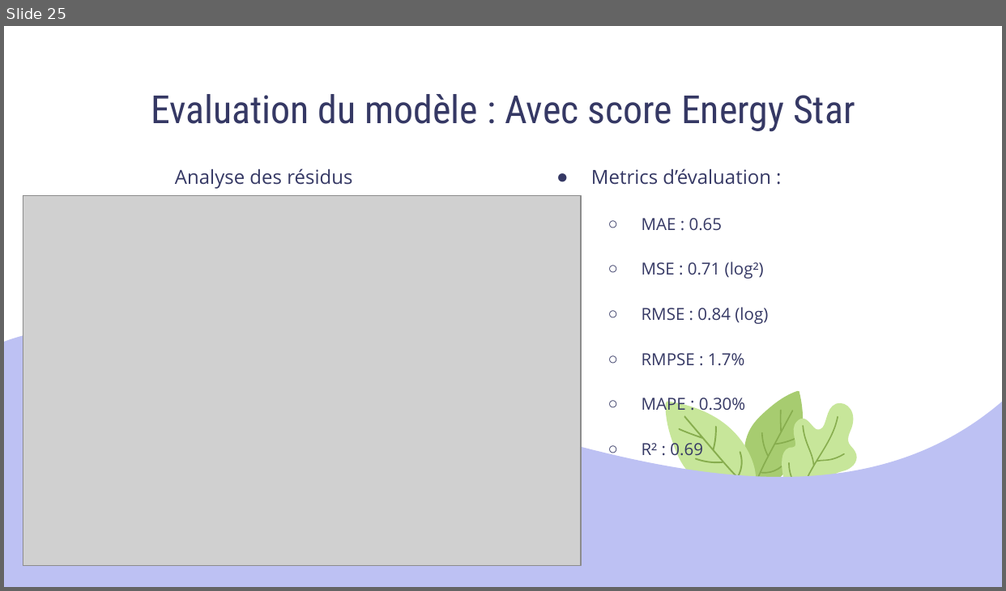
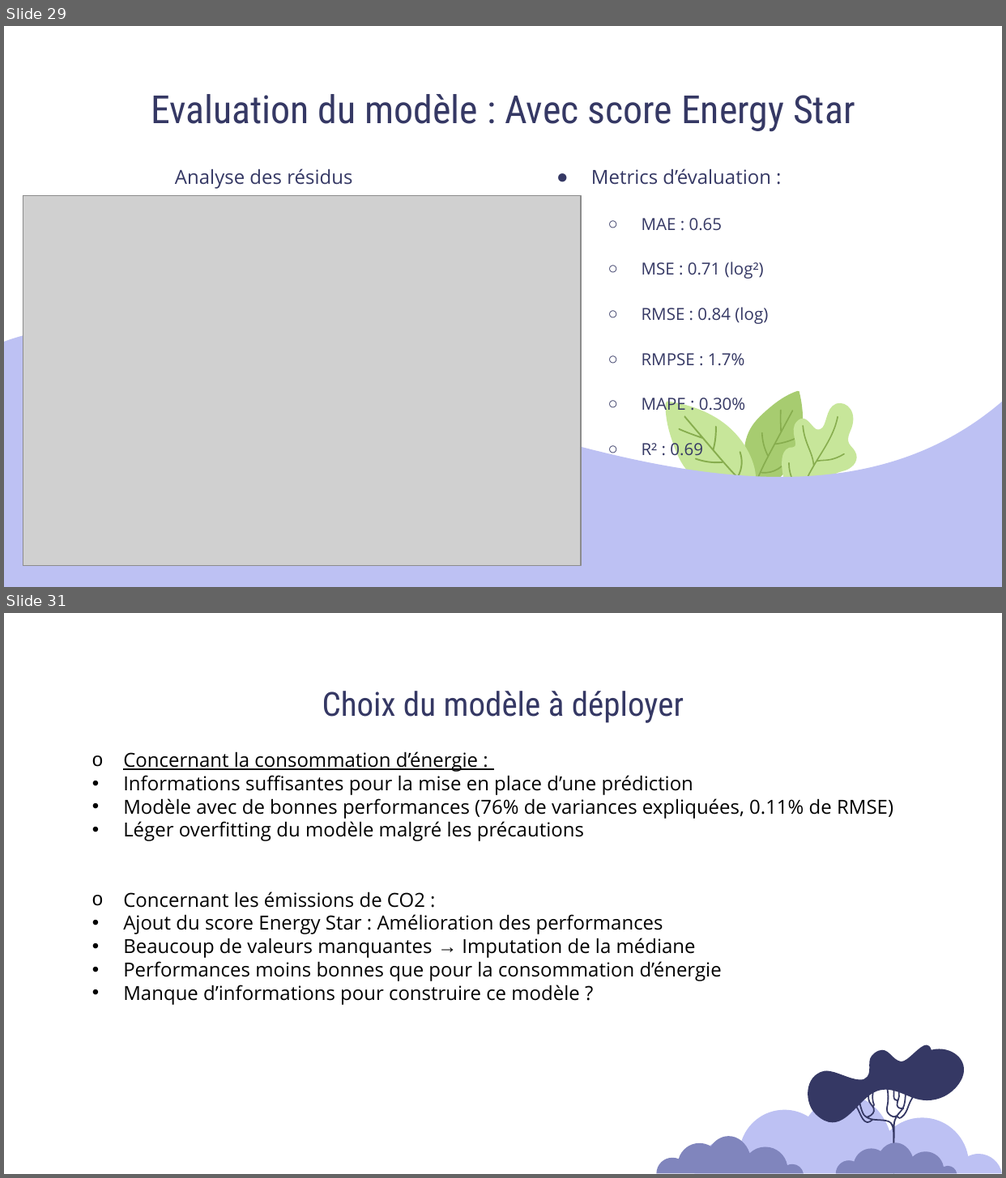
Before and after one commit to Sylvariane/Anticipez_les_besoins_en_electricite, a slide deck: Pélec_03_presentation.pptx. Shown one above the other, each under a label of ours: slide 25 before the commit, slides 29 and 31 after it; the slides between them are not shown. The pictures are 1006x591 and 1006x1178 pixels, drawn with LibreOffice and Linux fonts; fonts in the diff are those of the drawing; grey boxes stand for pictures. Boxes give left, top, right and bottom in pixels: in the first picture for what was removed or moved away, otherwise in the second. Text is boxed around its words. In the diff, an @@ line names an element or a change of style, - is before the commit and + after.

Commit message:
ajout des réseaux de neurones

```diff
--- a/Pélec_03_presentation.pptx
+++ b/Pélec_03_presentation.pptx
@@ slide 31 added at [4, 613, 1002, 1174], background #FFFFFF @@
@@ title added at [322, 691, 684, 723], 24 pt, text #353864 @@
+Choix du modèle à déployer
@@ text added at [123, 752, 893, 1005], 14 pt, text #000000 @@
+o Concernant la consommation d’énergie :
+        • Informations suffisantes pour la mise en place d’une prédiction
+    • Modèle avec de bonnes performances (76% de variances expliquées, 0.11% de RMSE)
+    • Léger overfitting du modèle malgré les précautions
+o Concernant les émissions de CO2 :
+• Ajout du score Energy Star : Amélioration des performances
+• Beaucoup de valeurs manquantes → Imputation de la médiane
+• Performances moins bonnes que pour la consommation d’énergie
+• Manque d’informations pour construire ce modèle ?
@@ group added at [657, 1045, 1002, 1174]: 4 freeform shapes @@
@@ what was slide 25 is now slide 29 @@
```
Also in this commit, not shown: 13 slides changed, 6 other slides added, 1 slide removed, 2 other files.
